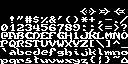
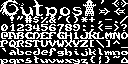
Comparing the layer stacks of the two 128 x 64 images. Changes:
painted on "Background" over (0, 0, 128, 16)
